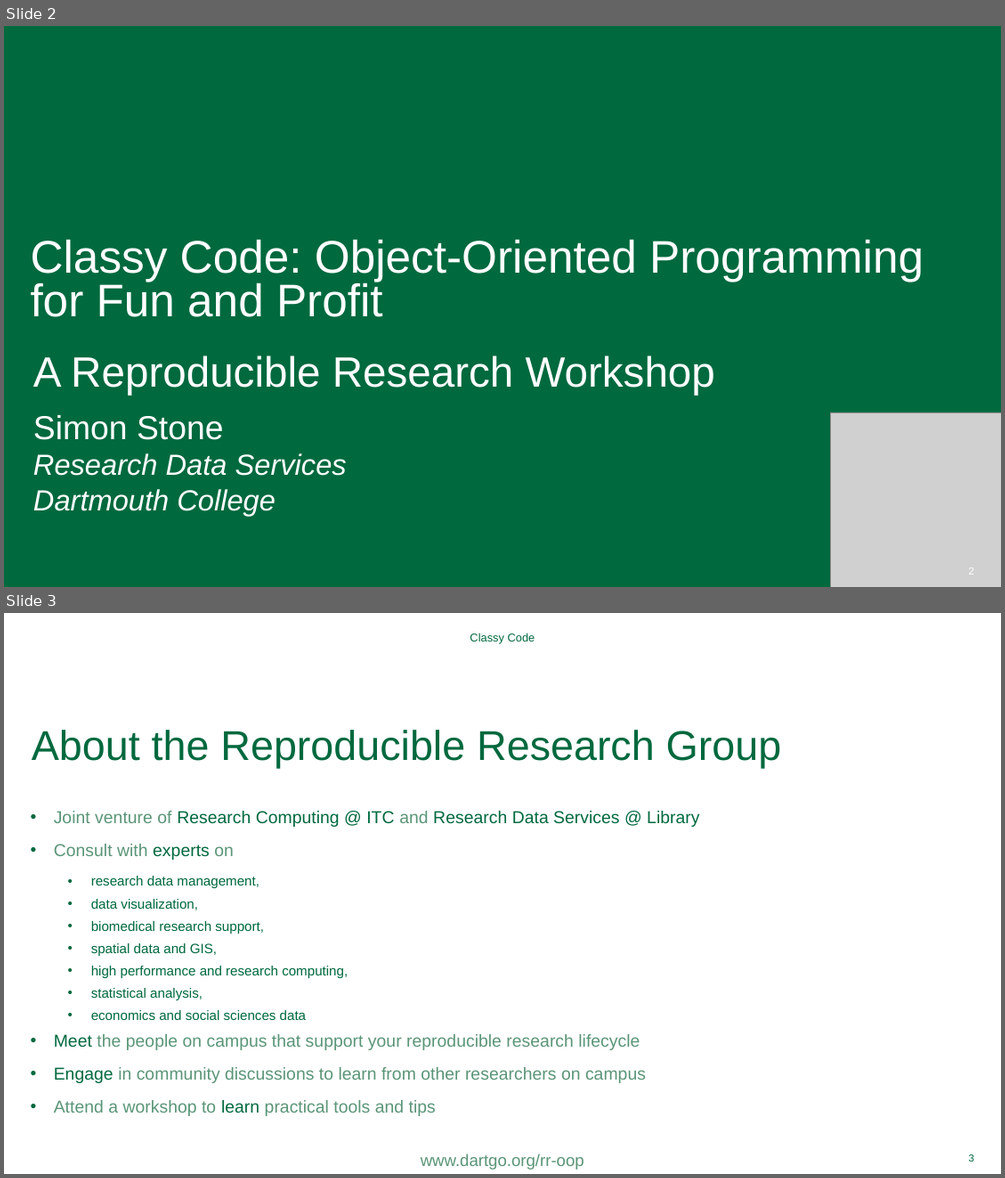
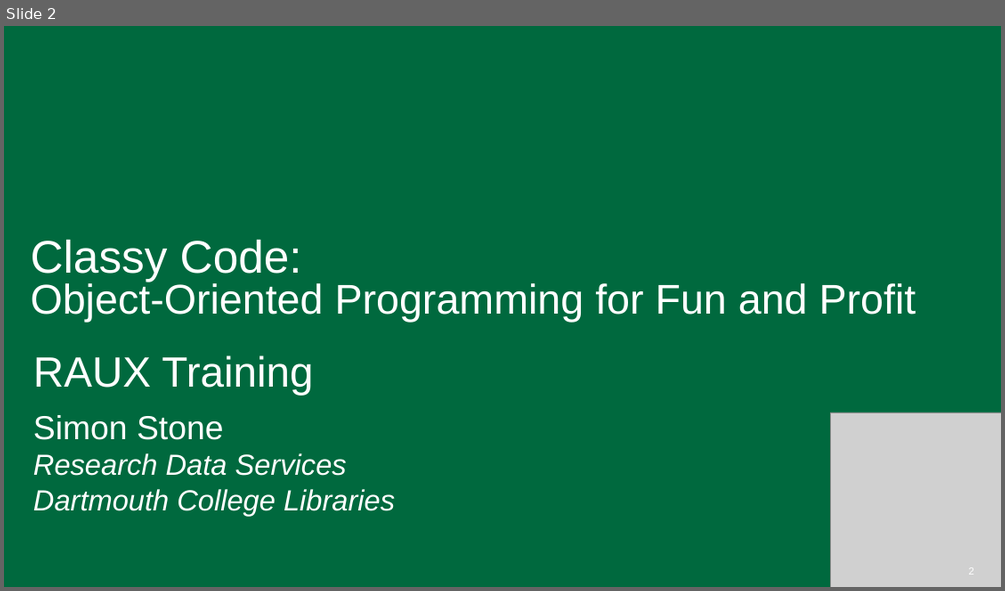
Before and after one commit to Dartmouth-Libraries/classy-code, a slide deck: ppt/OOP-for-Fun-and-Profit.pptx. Shown one above the other, each under a label of ours: slides 2 and 3 before the commit, slide 2 after it. The pictures are 1005x1178 and 1005x591 pixels, drawn with LibreOffice and Linux fonts; fonts in the diff are those of the drawing; grey boxes stand for pictures; background and template pictures are left out. Boxes give left, top, right and bottom in pixels: in the first picture for what was removed or moved away, otherwise in the second. Text is boxed around its words. In the diff, an @@ line names an element or a change of style, - is before the commit and + after.

Commit message:
adds materials for RAUX

```diff
--- a/ppt/OOP-for-Fun-and-Profit.pptx
+++ b/ppt/OOP-for-Fun-and-Profit.pptx
@@ slide 3 removed at [4, 613, 1001, 1174], background #FFFFFF; not listed: 1 template element that a slide beside it also shows @@
@@ text removed at [469, 633, 535, 643] @@
-Classy Code
@@ title removed at [32, 730, 782, 769] @@
-About the Reproducible Research Group
@@ text removed at [54, 811, 699, 1116] @@
-• Joint venture of Research Computing @ ITC and Research Data Services @ Library
-• Consult with experts on
-  • research data management,
-  • data visualization,
-  • biomedical research support,
-  • spatial data and GIS,
-  • high performance and research computing,
-  • statistical analysis,
-  • economics and social sciences data
-• Meet the people on campus that support your reproducible research lifecycle
-• Engage in community discussions to learn from other researchers on campus
-• Attend a workshop to learn practical tools and tips
@@ page number removed at [969, 1154, 974, 1161] @@
-3
@@ slide 2 changed as well @@
@@ title "Classy Code: Object-Oriented Programming for ..." at [31, 239, 916, 321]: size 44 to 40 pt in "Object-Oriented Programming for Fun and Profit" @@
@@ text at [33, 355, 313, 395]: text changed @@
-A Reproducible Research Workshop
+RAUX Training
@@ text at [33, 489, 395, 516]: text changed @@
-Dartmouth College
+Dartmouth College Libraries
```
Also in this commit, not shown: 8 other slides changed, 2 other slides removed, 10 other files.
